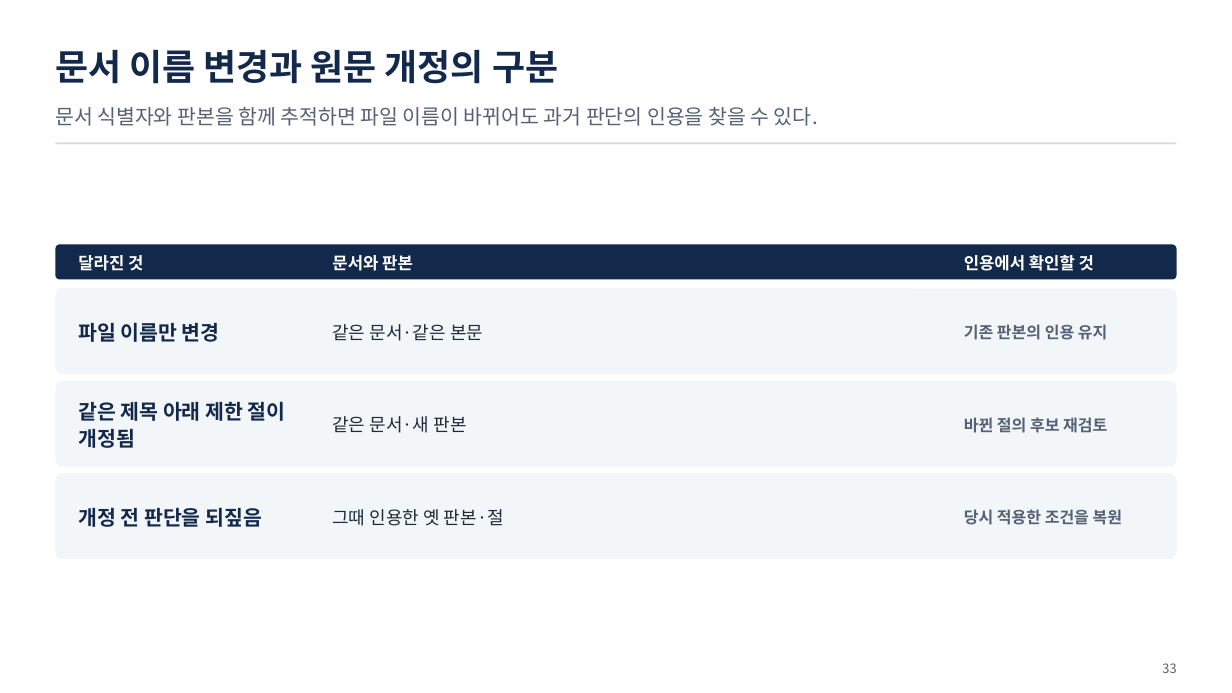
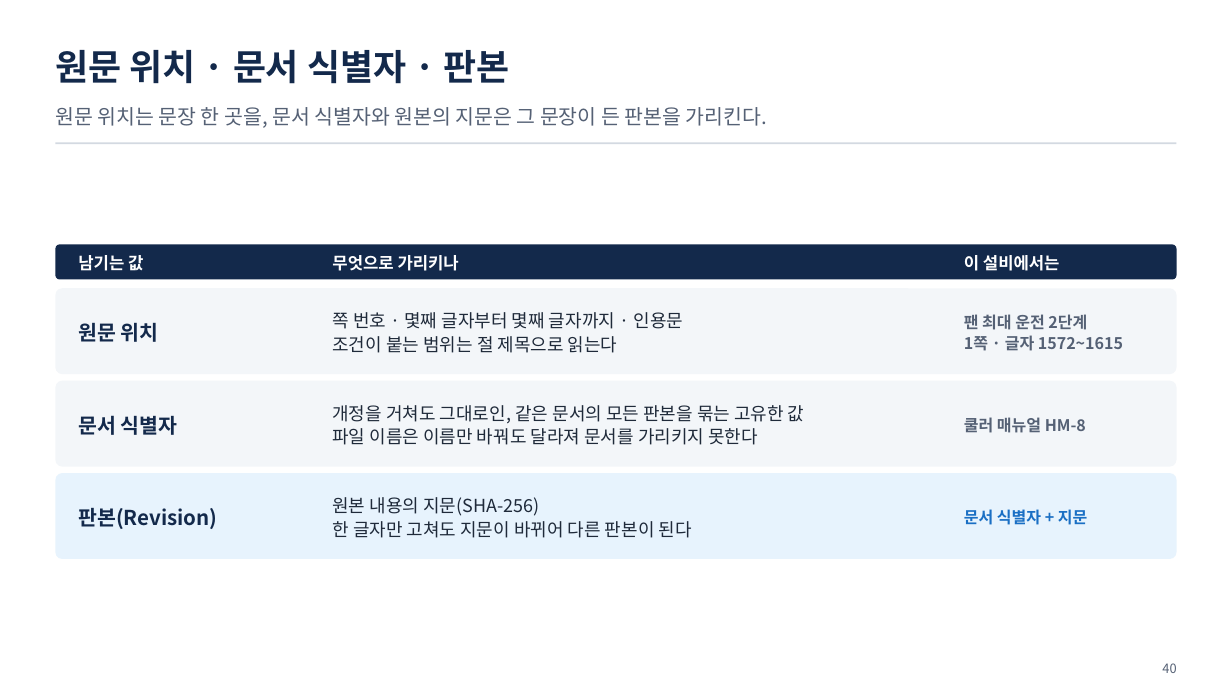
Before and after one commit to uengine-oss/hyd-iot-edu, a slide deck: slide 40 of workspace/강의제작/산출물/실전반/이론/03회차/실전반_03일차.pptx (slide 33 before the commit). Drawn at 1232x693 pixels with LibreOffice and Linux fonts; fonts in the diff are those of the drawing. Boxes give left, top, right and bottom in pixels: in the first picture for what was removed or moved away, otherwise in the second. Text is boxed around its words. In the diff, an @@ line names an element or a change of style, - is before the commit and + after.

Commit message:
실전반 3회차 덱 U4~U7(24~54장) — 통합 4회차 01편을 원본으로 문서 → 지식 단원(합친 장 9쌍 · 샘플 인스턴스 적재와 본격 문서 인제스천 새 장 · 구매 기준서 응용 장)과 실습3~5 소개를 지금 랩대로, 단원마다 독립 검토 지적(4 · 1 · 2 · 2건) 고침. 55~74장은 U8 초안(검토 중) · 남은일에 실전 34~37행 미충족과 통합 4회차 18 · 25장 보류 틈

```diff
--- a/workspace/강의제작/산출물/실전반/이론/03회차/실전반_03일차.pptx
+++ b/workspace/강의제작/산출물/실전반/이론/03회차/실전반_03일차.pptx
@@ text at bbox=[55, 50, 510, 84]: text changed @@
-문서 이름 변경과 원문 개정의 구분
+원문 위치 · 문서 식별자 · 판본
@@ text at bbox=[55, 107, 767, 128]: text changed @@
-문서 식별자와 판본을 함께 추적하면 파일 이름이 바뀌어도 과거 판단의 인용을 찾을 수 있다.
+원문 위치는 문장 한 곳을, 문서 식별자와 원본의 지문은 그 문장이 든 판본을 가리킨다.
@@ text at bbox=[78, 255, 143, 271]: text changed @@
-달라진 것
+남기는 값
@@ text at bbox=[332, 255, 459, 271]: text changed @@
-문서와 판본
+무엇으로 가리키나
@@ text at bbox=[964, 255, 1060, 271]: text changed @@
-인용에서 확인할 것
+이 설비에서는
@@ text at bbox=[78, 322, 159, 342]: text changed @@
-파일 이름만 변경
+원문 위치
@@ text at bbox=[332, 312, 684, 353]: text changed @@
-같은 문서·같은 본문
+쪽 번호 · 몇째 글자부터 몇째 글자까지 · 인용문
+조건이 붙는 범위는 절 제목으로 읽는다
@@ text at bbox=[964, 314, 1123, 351]: text changed @@
-기존 판본의 인용 유지
+팬 최대 운전 2단계
+1쪽 · 글자 1572~1615
@@ text at bbox=[78, 415, 178, 435]: text changed @@
-같은 제목 아래 제한 절이 개정됨
+문서 식별자
@@ text at bbox=[332, 405, 805, 445]: text changed @@
-같은 문서·새 판본
+개정을 거쳐도 그대로인, 같은 문서의 모든 판본을 묶는 고유한 값
+파일 이름은 이름만 바꿔도 달라져 문서를 가리키지 못한다
@@ text at bbox=[964, 417, 1086, 433]: text changed @@
-바뀐 절의 후보 재검토
+쿨러 매뉴얼 HM-8
@@ rounded rectangle at bbox=[55, 473, 1177, 559]: fill #F3F6F9 to #E7F3FD @@
@@ text at bbox=[78, 508, 217, 529]: text changed @@
-개정 전 판단을 되짚음
+판본(Revision)
@@ text at bbox=[332, 497, 692, 538]: text changed @@
-그때 인용한 옛 판본·절
+원본 내용의 지문(SHA-256)
+한 글자만 고쳐도 지문이 바뀌어 다른 판본이 된다
@@ text at bbox=[964, 509, 1087, 525]: text changed; text colour #556175 to #1A6FC4 @@
-당시 적용한 조건을 복원
+문서 식별자 + 지문
@@ text at bbox=[1162, 663, 1176, 673]: text changed @@
-33
+40
```
Also in this commit, not shown: 15 other slides changed, 39 slides added, 41 slides removed, 4 other files.
